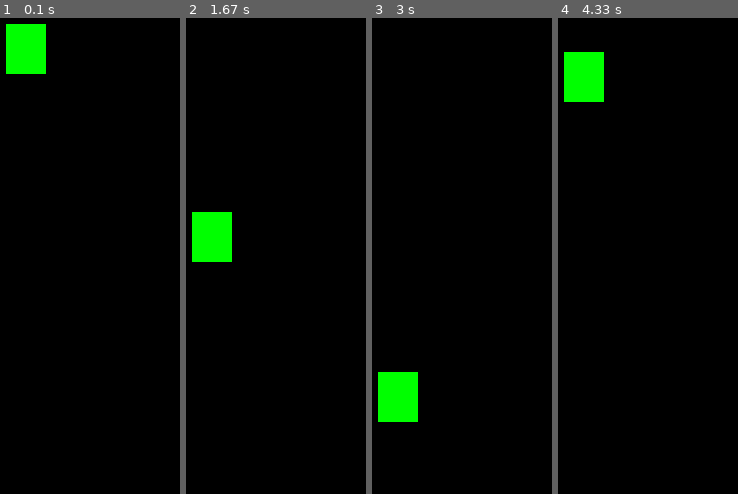
Above: before the commit, frames 1-4 (left to right).
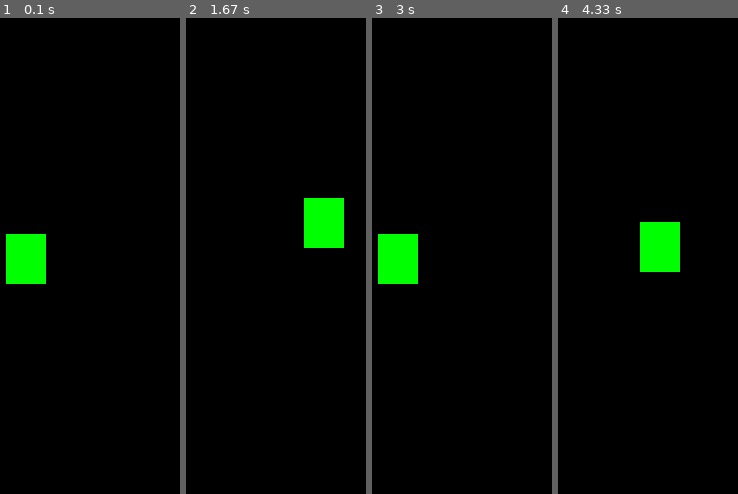
Above: after the commit, the same moments.

Repository: VitorBruno1823/aprendendo_pygame
Game: pygame game, started from game.py
The game is run twice, just before and just after one commit, with the same random seed, the same clock (stepped at 60 frames per second) and the same inputs.
Inputs:
- Up to frame 1 (0.1 s): no input
- Up to frame 2 (1.67 s): hold D 0.33-0.8 s; hold W 0.83-1.13 s; hold D 1.17-1.63 s
- Up to frame 3 (3 s): hold A 1.67-2.2 s; hold S 2.23-2.53 s; hold A 2.57-2.97 s
- Up to frame 4 (4.33 s): hold W 3-3.37 s; hold D 3.4-4.03 s; hold S from 4.07 s (still down)

The runs differ from the first frame. In frame 1, 4.7% of the frame differs, in the area x 3-26%, y 1-56%; in frame 2, 4.7%; in frame 3, 4.7%; in frame 4, 4.7%.

Commit message:
Adicionando movimento

Diff:
--- a/game.py
+++ b/game.py
@@ -7,7 +7,7 @@
 width = 640
 height = 480
 x = 300
-y = 0
+y = 220
 
 tela = pygame.display.set_mode((width, height))
 clock = pygame.time.Clock()
@@ -21,11 +21,15 @@
             pygame.quit()
             exit()
 
-
+    if pygame.key.get_pressed()[K_a]:
+        x -= 1
+    if pygame.key.get_pressed()[K_d]:
+        x += 1
+    if pygame.key.get_pressed()[K_s]:
+        y += 1
+    if pygame.key.get_pressed()[K_w]:
+        y -= 1
     pygame.draw.rect(tela, (0, 255, 0), (x, y, 40, 50))
-    if y >= height:
-        y = 0
-    y += 1
 
 
     pygame.display.update()
